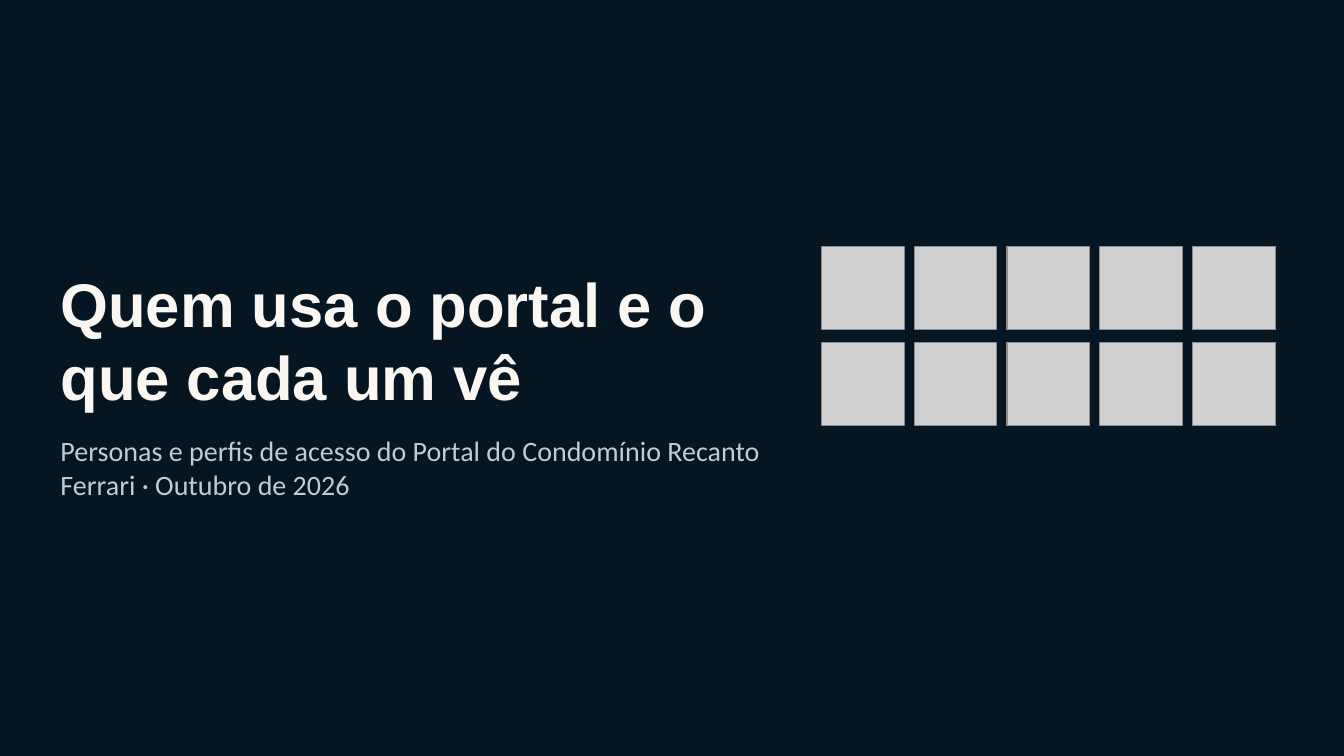
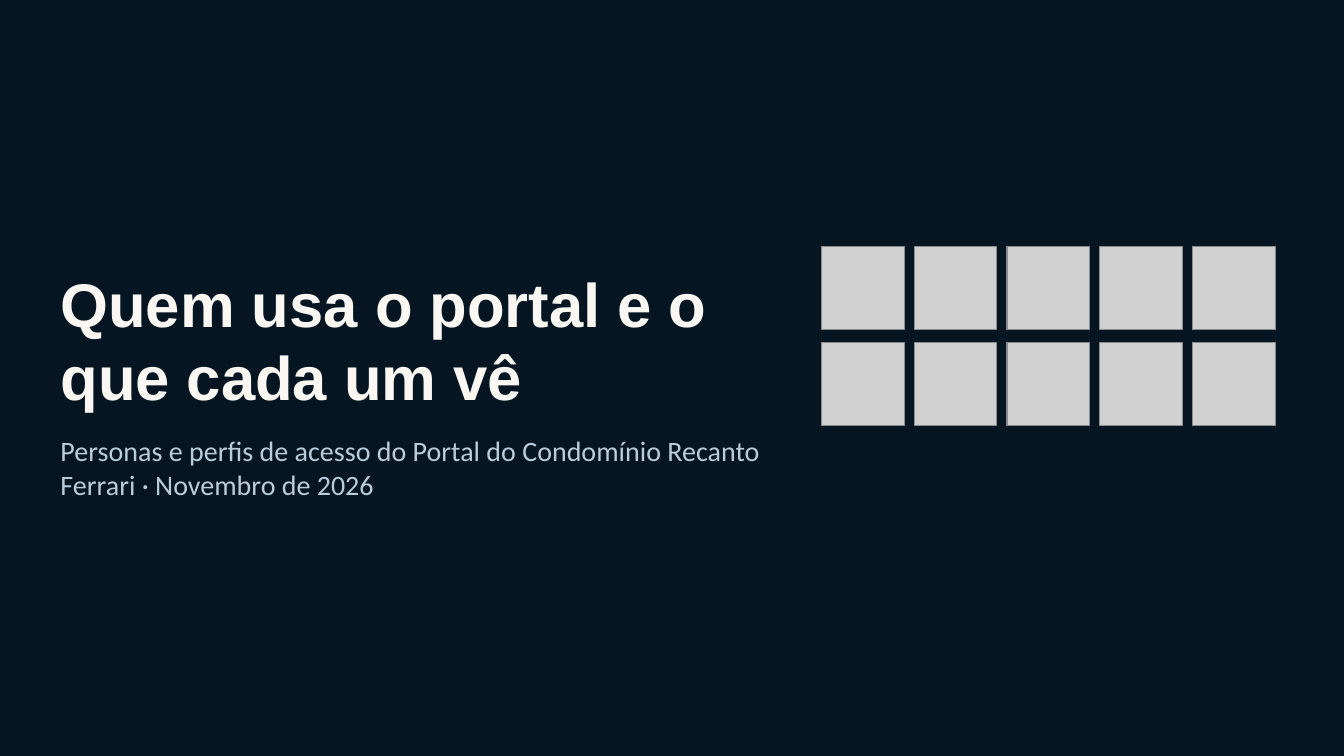
Before and after one commit to paulamuhlbach/recantoferrari, a slide deck: slide 1 of apresentacoes/Personas-e-perfis-de-acesso.pptx. Drawn at 1344x756 pixels with LibreOffice and Linux fonts; fonts in the diff are those of the drawing; grey boxes stand for pictures. Boxes give left, top, right and bottom in pixels: in the first picture for what was removed or moved away, otherwise in the second. Text is boxed around its words. In the diff, an @@ line names an element or a change of style, - is before the commit and + after.

```diff
--- a/apresentacoes/Personas-e-perfis-de-acesso.pptx
+++ b/apresentacoes/Personas-e-perfis-de-acesso.pptx
@@ text at [60,441,759,495]: text changed @@
-Personas e perfis de acesso do Portal do Condomínio Recanto Ferrari · Outubro de 2026
+Personas e perfis de acesso do Portal do Condomínio Recanto Ferrari · Novembro de 2026
```
Also in this commit, not shown: 5 other slides changed, 3 other files.
